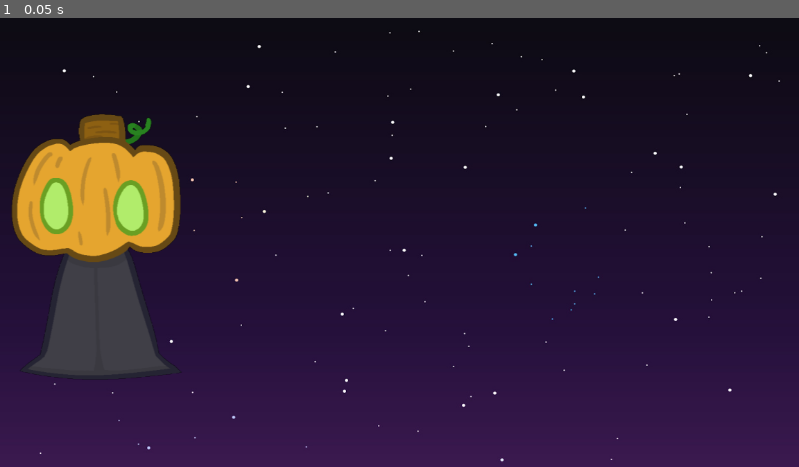
Above: before the commit, frame 1.
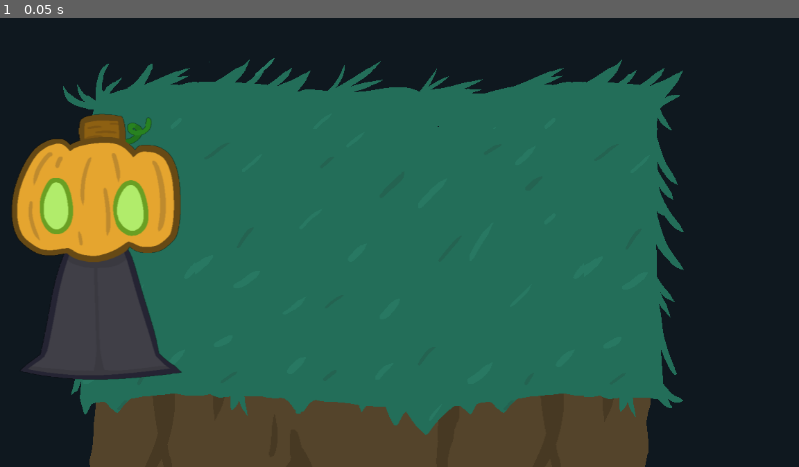
Above: after the commit, the same moment.

Repository: Sashko-Kit/Harvest
Game: Godot game, scene res://my_level.tscn
The game is run twice, just before and just after one commit, with the same random seed, the same clock (stepped at 60 frames per second) and the same inputs.
Inputs:
- Up to frame 1 (0.05 s): no input

The runs differ from the first frame. In frame 1, 66% of the frame differs, in the area x 0-100%, y 2-100%.

Commit message:
First version of the main map (basic layout)
To keep in mind:
- Might have to rework the tiles to just be 1 picture, until I learn how to work with tiles better
- Resizing is awful in Godot

Diff:
--- /dev/null
+++ b/my_level.gd
@@ -0,0 +1,11 @@
+extends Node2D
+
+
+# Called when the node enters the scene tree for the first time.
+func _ready():
+	pass # Replace with function body.
+
+
+# Called every frame. 'delta' is the elapsed time since the previous frame.
+func _process(delta):
+	pass
--- a/my_level.tscn
+++ b/my_level.tscn
@@ -1,16 +1,56 @@
-[gd_scene load_steps=3 format=3 uid="uid://dirqgwbhouh80"]
+[gd_scene load_steps=10 format=3 uid="uid://dirqgwbhouh80"]
 
-[ext_resource type="Texture2D" uid="uid://c2vd7jm5ewf44" path="res://background.jpg" id="1_npkys"]
+[ext_resource type="Texture2D" uid="uid://bffkh56ol4r5m" path="res://voidtile.png" id="1_q3n4m"]
+[ext_resource type="Script" path="res://my_level.gd" id="1_wa1we"]
 [ext_resource type="PackedScene" uid="uid://dbw45q6auhv0c" path="res://player.tscn" id="2_5id8j"]
+[ext_resource type="Texture2D" uid="uid://bu1ryruyyugeo" path="res://grasstopedgelefttile.png" id="4_amn3y"]
+[ext_resource type="Texture2D" uid="uid://c81n16lk3xwh8" path="res://grasstopedgerighttile.png" id="5_qwwbs"]
+[ext_resource type="Texture2D" uid="uid://bjh2egr3qxamn" path="res://grasstoptile.png" id="6_0jwtp"]
+[ext_resource type="Texture2D" uid="uid://bhhikr7jeqwwu" path="res://cliffsidetile.png" id="7_u1xyk"]
+[ext_resource type="Texture2D" uid="uid://dwb6xw7qe4mbh" path="res://cliffsideedgerighttile.png" id="8_ll40t"]
+[ext_resource type="Texture2D" uid="uid://bpiwegsdxm8r2" path="res://cliffsideedgelefttile.png" id="9_pcsyb"]
 
 [node name="MainPlace" type="Node2D"]
-
-[node name="Background" type="TextureRect" parent="."]
-offset_right = 1152.0
-offset_bottom = 648.0
-texture = ExtResource("1_npkys")
-expand_mode = 1
+script = ExtResource("1_wa1we")
 
 [node name="Player" parent="." instance=ExtResource("2_5id8j")]
 position = Vector2(148, 321)
-scale = Vector2(0.340823, 0.321064)
+
+[node name="Background" type="TextureRect" parent="."]
+z_index = -100
+offset_right = 1152.0
+offset_bottom = 648.0
+texture = ExtResource("1_q3n4m")
+expand_mode = 1
+stretch_mode = 1
+
+[node name="Grasstopedgelefttile" type="Sprite2D" parent="."]
+z_index = -1
+position = Vector2(32, 292)
+texture = ExtResource("4_amn3y")
+
+[node name="Grasstopedgerighttile" type="Sprite2D" parent="."]
+z_index = -1
+position = Vector2(1108, 292)
+texture = ExtResource("5_qwwbs")
+
+[node name="Grasstoptile" type="Sprite2D" parent="."]
+z_index = -1
+position = Vector2(571, 292)
+texture = ExtResource("6_0jwtp")
+
+[node name="Cliffsidetile" type="Sprite2D" parent="."]
+z_index = -1
+position = Vector2(561, 430)
+scale = Vector2(1.04444, 1)
+texture = ExtResource("7_u1xyk")
+
+[node name="Cliffsideedgerighttile" type="Sprite2D" parent="."]
+z_index = -1
+position = Vector2(1112, 432)
+texture = ExtResource("8_ll40t")
+
+[node name="Cliffsideedgelefttile" type="Sprite2D" parent="."]
+z_index = -1
+position = Vector2(11, 430)
+texture = ExtResource("9_pcsyb")
--- a/player.tscn
+++ b/player.tscn
@@ -7,6 +7,7 @@
 height = 416.0
 
 [node name="Player" type="RigidBody2D"]
+scale = Vector2(0.34, 0.34)
 gravity_scale = 0.0
 
 [node name="Sprite2D" type="Sprite2D" parent="."]
Binary file added: voidtile.png
Not shown, added: voidtile.png.import
